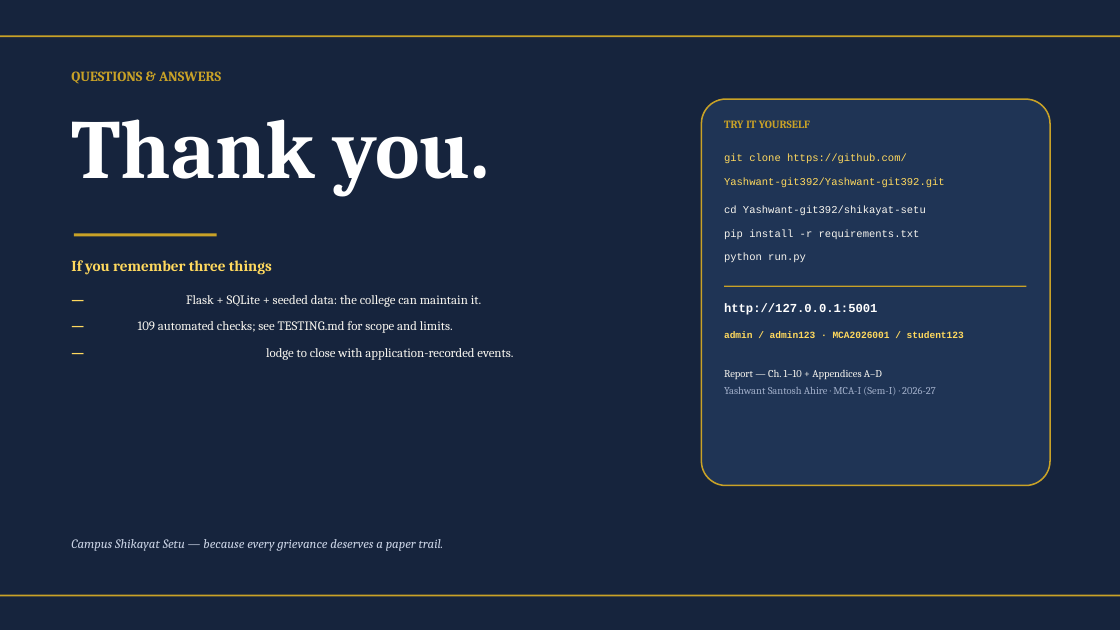
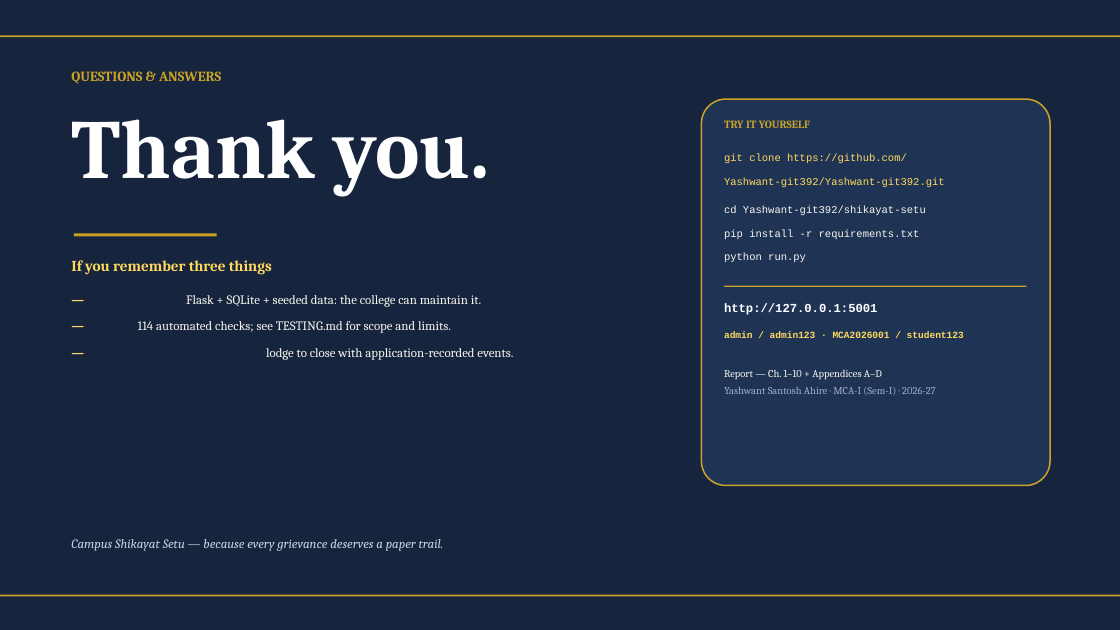
Before and after one commit to Yashwant-git392/Yashwant-git392, a slide deck: slide 16 of shikayat-setu/presentation/CampusShikayatSetu_MCA-Mini-Project_Review.pptx. Drawn at 1120x630 pixels with LibreOffice and Linux fonts; fonts in the diff are those of the drawing. Boxes give left, top, right and bottom in pixels: in the first picture for what was removed or moved away, otherwise in the second. Text is boxed around its words. In the diff, an @@ line names an element or a change of style, - is before the commit and + after.

```diff
--- a/shikayat-setu/presentation/CampusShikayatSetu_MCA-Mini-Project_Review.pptx
+++ b/shikayat-setu/presentation/CampusShikayatSetu_MCA-Mini-Project_Review.pptx
@@ text at <box>138,321,451,333</box>: text changed @@
-— Tests — 109 automated checks; see TESTING.md for scope and limits.
+— Tests — 114 automated checks; see TESTING.md for scope and limits.
```
Also in this commit, not shown: 2 other slides changed, 17 other files.
